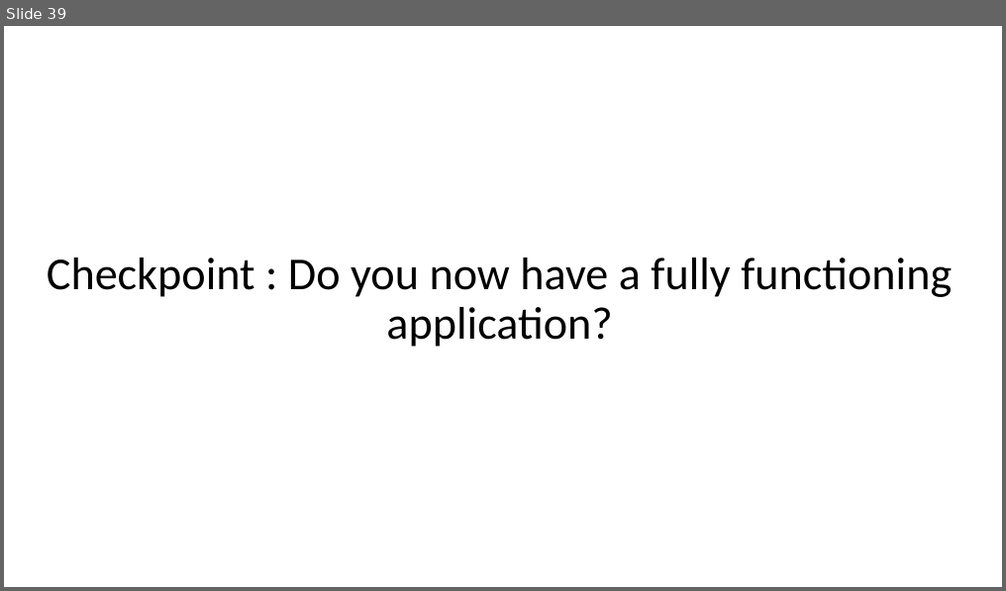
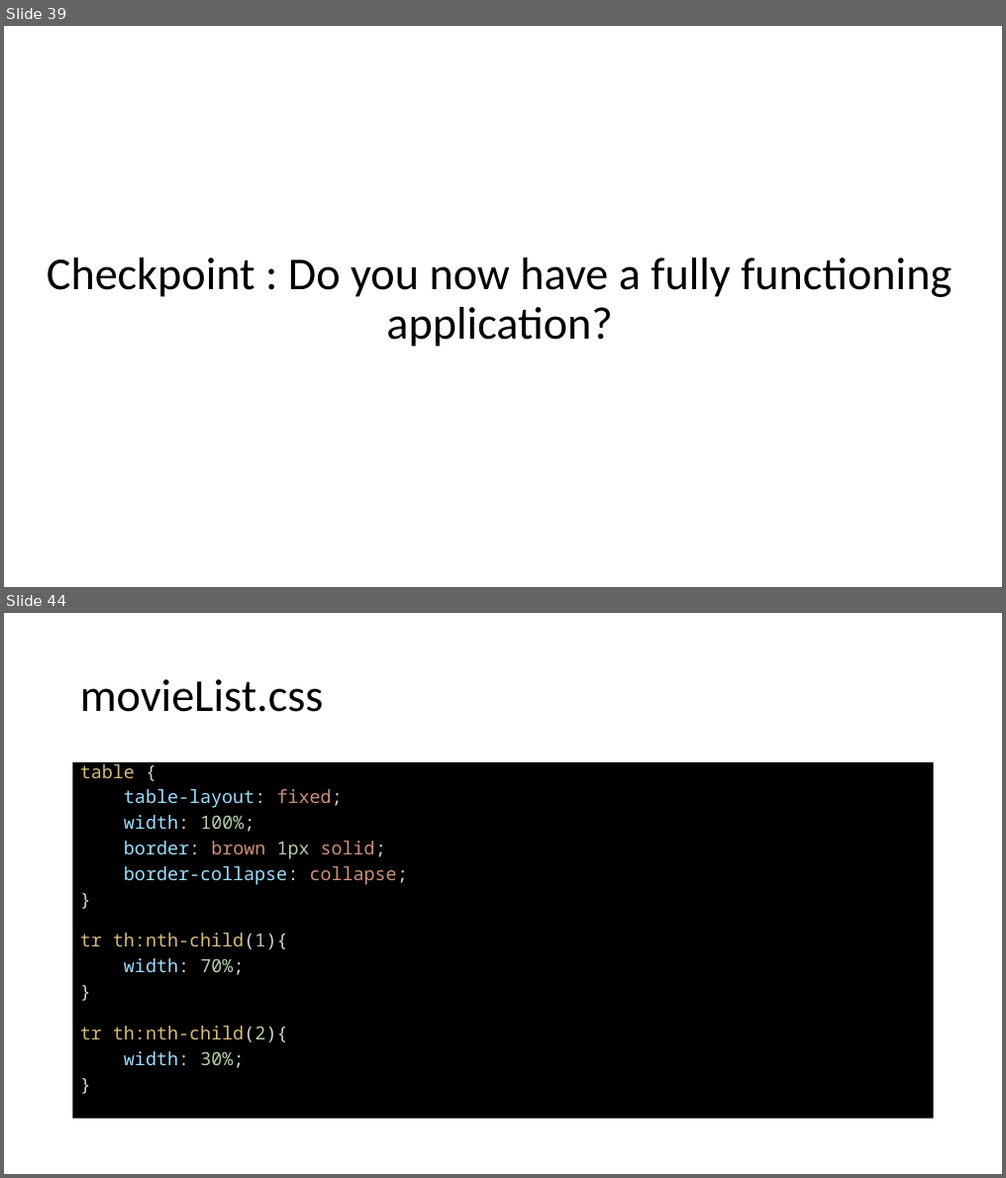
Before and after one commit to DivyaKampalli/movie-rating, a slide deck: Fullstack Tutorial.pptx. Shown one above the other, each under a label of ours: slide 39 before the commit, slides 39 and 44 after it; the slides between them are not shown. The pictures are 1006x591 and 1006x1178 pixels, drawn with LibreOffice and Linux fonts; fonts in the diff are those of the drawing. Boxes give left, top, right and bottom in pixels: in the first picture for what was removed or moved away, otherwise in the second. Text is boxed around its words. In the diff, an @@ line names an element or a change of style, - is before the commit and + after.

```diff
--- a/Fullstack Tutorial.pptx
+++ b/Fullstack Tutorial.pptx
@@ slide 44 added at [4,613,1002,1174], background #FFFFFF @@
@@ title added at [80,679,324,712], 44 pt, text #000000 @@
+movieList.css
@@ text added at [73,762,934,1119], fill #000000, 17.5 pt, text #9CDCFE @@
+table {
+table-layout: fixed;
+width: 100%;
+border: brown 1px solid;
+border-collapse: collapse;
+}
+tr th:nth-child(1){
+width: 70%;
+}
+tr th:nth-child(2){
+width: 30%;
+}
```
Also in this commit, not shown: 1 slide changed, 16 other slides added, 3 other files.
